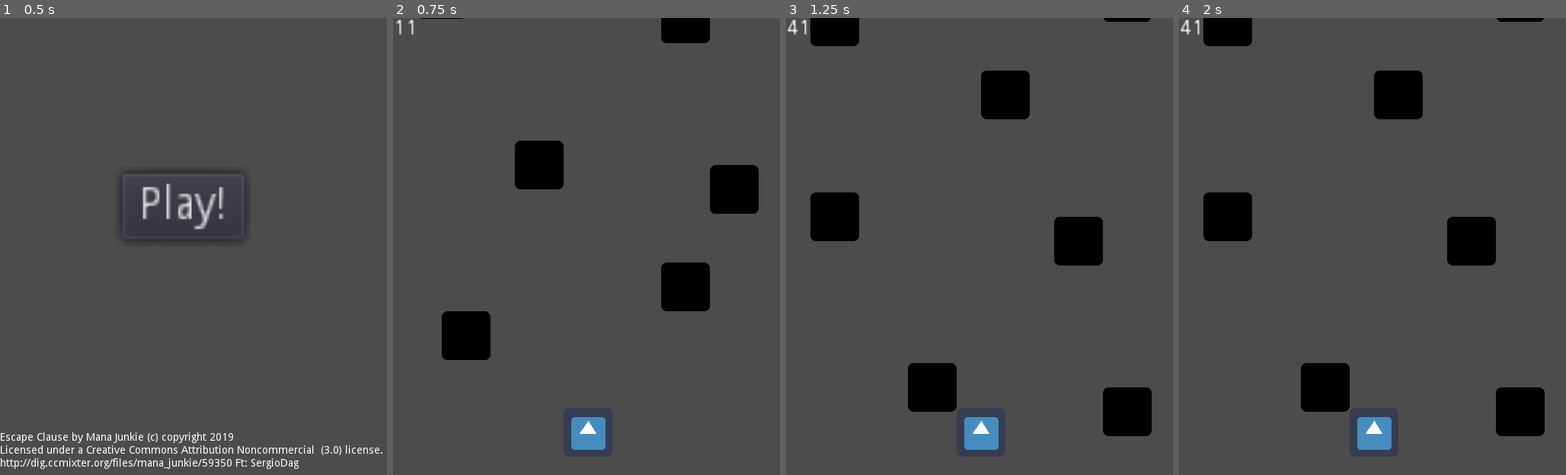
Above: before the commit, frames 1-4 (left to right).
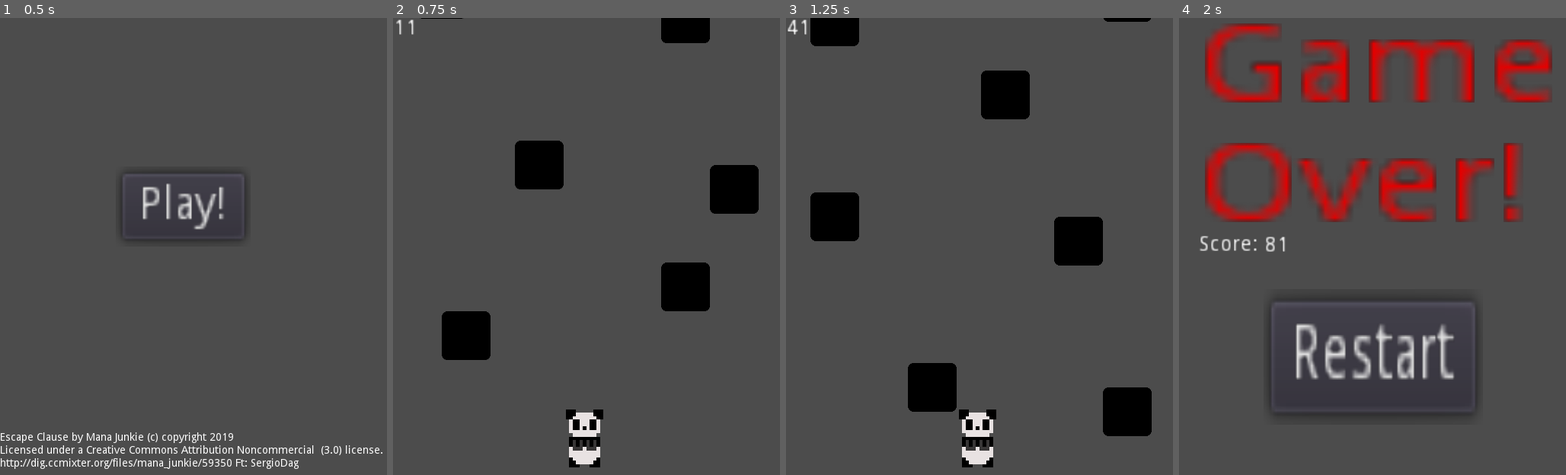
Above: after the commit, the same moments.

Repository: l0go/simple-game
Game: Godot game, scene res://TitleScreen.tscn
Same seed, same stepped clock (60 frames per second), same inputs: the game is played once before the commit and once after it. The engine's default icon, where the game draws it, is replaced by a stand-in: a white triangle on a blue panel in a dark square.
Inputs (mouse positions are in pixels of both pictures, inside the frame that each line leads up to):
- Up to frame 1 (0.5 s): no input
- Up to frame 2 (0.75 s): click "Play!" at 0.5 s
- Up to frame 3 (1.25 s): no input
- Up to frame 4 (2 s): click (1372, 356) at 1.25 s, where only the run before the commit has a clickable "Restart"

Frame 1 is identical in both runs. In frame 2, 1.1% of the frame differs, in the area x 44-55%, y 85-99%; in frame 3, 1.1%; in frame 4, 23%, in the area x 0-97%, y 0-95%.

Commit message:
Changed godot logo to panda as character

Diff:
--- a/Main.tscn
+++ b/Main.tscn
@@ -1,12 +1,15 @@
-[gd_scene load_steps=8 format=2]
+[gd_scene load_steps=9 format=2]
 
 [ext_resource path="res://Main.gd" type="Script" id=1]
 [ext_resource path="res://Player.gd" type="Script" id=2]
-[ext_resource path="res://icon.png" type="Texture" id=3]
+[ext_resource path="res://panda.png" type="Texture" id=3]
 [ext_resource path="res://Brick.tscn" type="PackedScene" id=4]
 [ext_resource path="res://brickspawner.gd" type="Script" id=5]
 [ext_resource path="res://onlymeith_-_Mana_Junkie.ogg" type="AudioStream" id=6]
 
+[sub_resource type="RectangleShape2D" id=2]
+extents = Vector2( 20.8824, 36.4009 )
+
 [sub_resource type="RectangleShape2D" id=1]
 extents = Vector2( 32, 32 )
 
@@ -14,17 +17,20 @@
 script = ExtResource( 1 )
 
 [node name="Player" type="KinematicBody2D" parent="."]
-position = Vector2( 256, 544 )
+position = Vector2( 247.574, 552.247 )
 script = ExtResource( 2 )
 __meta__ = {
 "_edit_group_": true
 }
 
 [node name="Sprite" type="Sprite" parent="Player"]
+position = Vector2( -16.0753, -6.92932 )
+scale = Vector2( 1.5, 1.5 )
 texture = ExtResource( 3 )
 
 [node name="CollisionShape2D" type="CollisionShape2D" parent="Player"]
-shape = SubResource( 1 )
+position = Vector2( 4.15472, 1.62765 )
+shape = SubResource( 2 )
 
 [node name="Walls" type="Node2D" parent="."]
 editor/display_folded = true
Binary file added: panda.png
Not shown, added: panda.png.import
